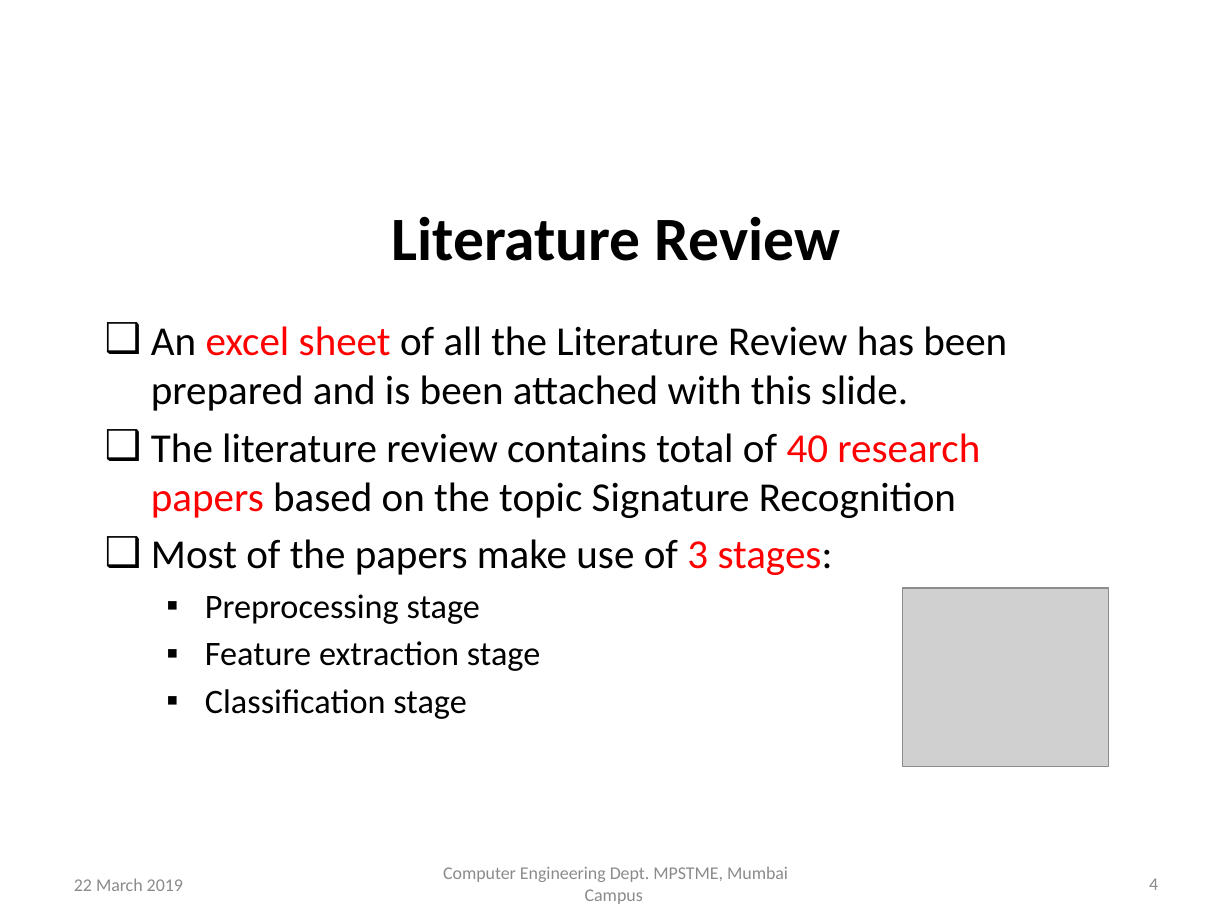
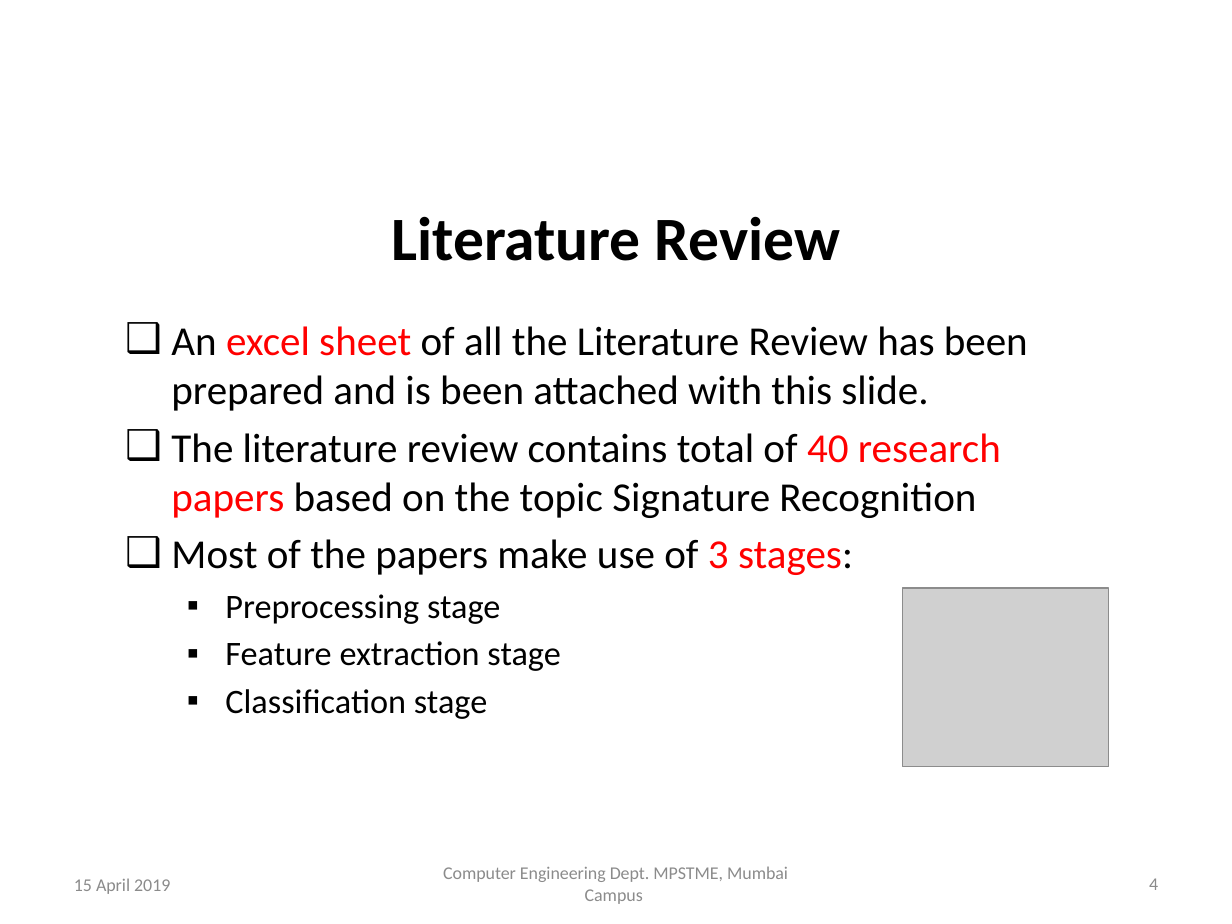
Before and after one commit to TeeeJaey/SignatureVerifier, a slide deck: slide 4 of PPT/B002_ProjectPPT.pptx. Drawn at 1232x924 pixels with LibreOffice and Linux fonts; fonts in the diff are those of the drawing; grey boxes stand for pictures; background and template pictures are left out. Boxes give left, top, right and bottom in pixels: in the first picture for what was removed or moved away, otherwise in the second. Text is boxed around its words. In the diff, an @@ line names an element or a change of style, - is before the commit and + after.

```diff
--- a/PPT/B002_ProjectPPT.pptx
+++ b/PPT/B002_ProjectPPT.pptx
@@ text "An excel sheet of all ...": place and size @@
-text "An excel sheet of all ..." at bbox=[151, 326, 1007, 719]
+text "An excel sheet of all ..." at bbox=[171, 326, 1028, 719]
@@ text at bbox=[74, 878, 170, 894]: text changed @@
-22 March 2019
+15 April 2019
```
Also in this commit, not shown: 25 other slides changed, 2 slides added, 4 other files.
